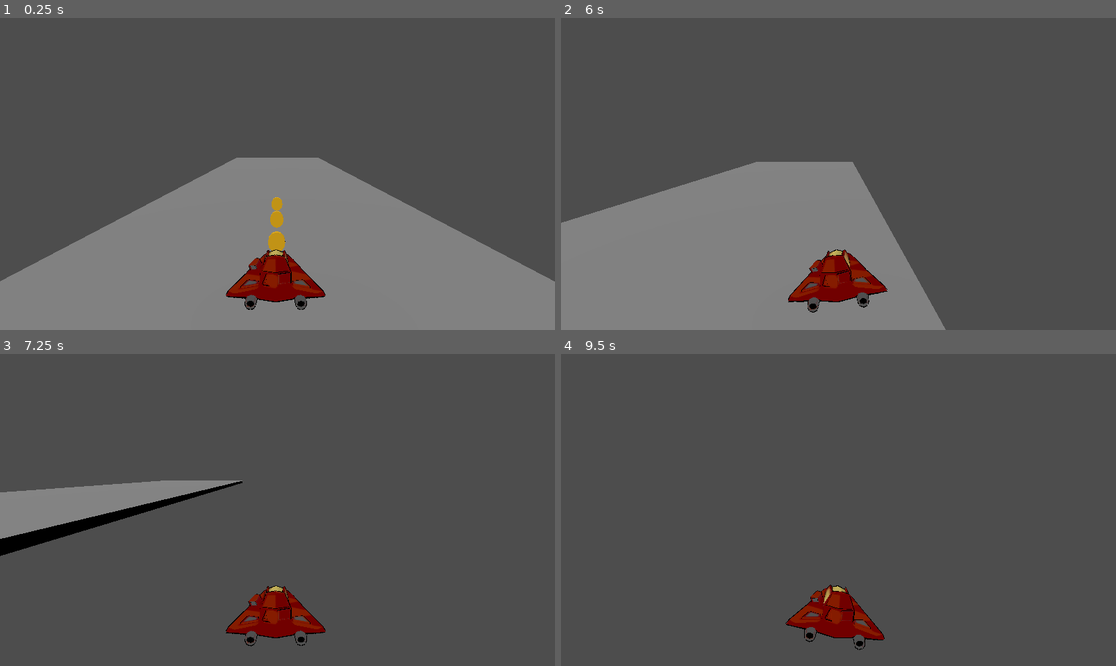
Above: before the commit, frames 1-4 (two rows, left to right).
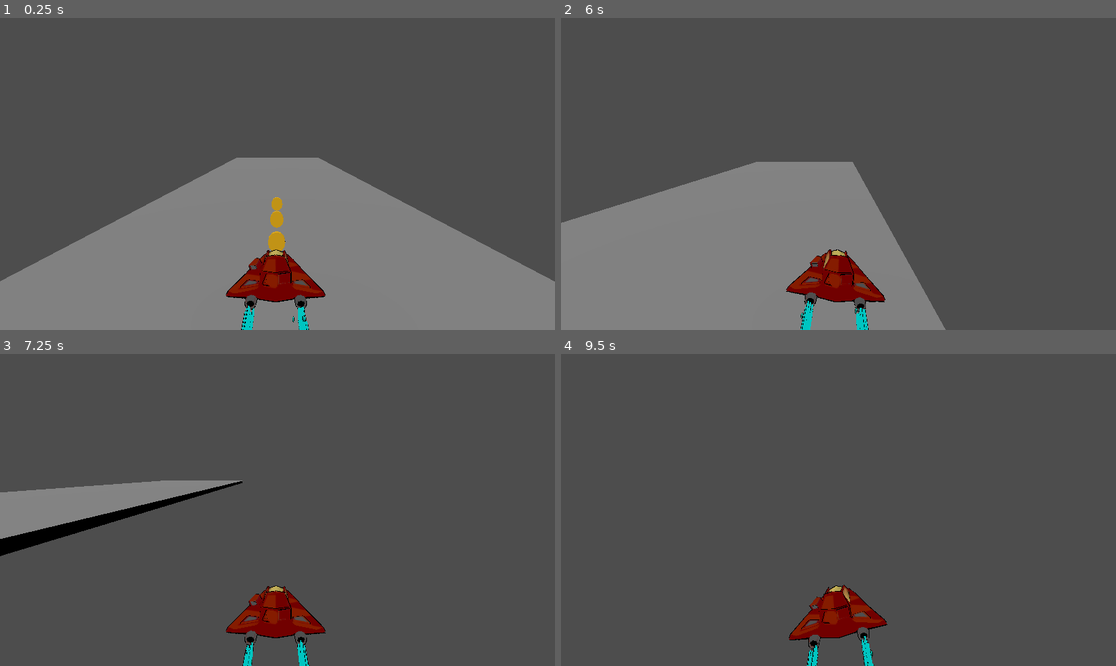
Above: after the commit, the same moments.

Repository: y2kpartytime/EndlessRunner
Game: Godot game, scene res://scenes/3DPlayerScene.tscn
Same seed, same stepped clock (60 frames per second), same inputs: the game is played once before the commit and once after it.
Inputs (mouse positions are in pixels of both pictures, inside the frame that each line leads up to):
- Up to frame 1 (0.25 s): no input
- Up to frame 2 (6 s): move the mouse to (866, 174) at 0.52 s; hold Shift 0.53-1.28 s; hold W (Forward) 0.53-5.78 s; tap Space (ui_select) at 0.77, 1.52, 3.02, 3.77, 4.52 s; move the mouse to (810, 174) at 1.27 s; tap Shift every 1.5 s from 1.35 to 5.85 s; move the mouse to (849, 167) at 2.02 s; hold Shift 2.03-2.78 s; move the mouse to (832, 180) at 2.77 s; move the mouse to (877, 177) at 3.52 s; hold Shift 3.53-4.28 s; move the mouse to (794, 170) at 4.27 s; move the mouse to (844, 174) at 5.02 s; hold Shift 5.03-5.78 s; move the mouse to (816, 167) at 5.77 s; hold D (Right) from 5.78 s (still down)
- Up to frame 3 (7.25 s): tap Space (ui_select) at 6.02, 6.77 s; move the mouse to (305, 510) at 6.52 s; release D (Right) at 6.53 s; hold W (Forward) from 6.53 s (still down); hold Shift from 6.53 s (still down)
- Up to frame 4 (9.5 s): move the mouse to (810, 510) at 7.27 s; release Shift at 7.28 s; tap Shift at 7.35, 8.85 s; tap Space (ui_select) at 7.52, 9.02 s; move the mouse to (849, 503) at 8.02 s; hold Shift 8.03-8.78 s; move the mouse to (832, 516) at 8.77 s; release W (Forward) at 8.78 s; hold A (Left) from 8.78 s (still down)

The runs differ from the first frame. In frame 1, 0.2% of the frame differs, in the area x 43-56%, y 92-100%; in frame 2, 1.6%; in frame 3, 0.4%; in frame 4, 1.7%, in the area x 40-59%, y 73-100%.

Commit message:
Update
-Reversed ship tilt when moving left/right
-Fixed ship effect (Need to add boost and hit and recharge)

Diff:
--- a/new-3d-shooter-project/scenes/3DPlayerScene.tscn
+++ b/new-3d-shooter-project/scenes/3DPlayerScene.tscn
@@ -13,7 +13,7 @@
 tilt_speed = 5.0
 
 [node name="DirectionalLight3D" type="DirectionalLight3D" parent="."]
-transform = Transform3D(0.99532, 0.0732711, 0.062994, 5.67331e-08, -0.651926, 0.758282, 0.0966275, -0.754734, -0.648876, -0.230473, 5.16118, -6.72447)
+transform = Transform3D(0.995321, 0.073271, 0.062994, 5.67332e-08, -0.651926, 0.758282, 0.0966275, -0.754734, -0.648876, -0.230473, 13.5931, -6.72447)
 
 [node name="PlatformSpawner" type="Node3D" parent="." node_paths=PackedStringArray("player")]
 script = ExtResource("2_jmexq")
--- a/new-3d-shooter-project/scenes/player.tscn
+++ b/new-3d-shooter-project/scenes/player.tscn
@@ -1,7 +1,8 @@
-[gd_scene load_steps=8 format=4 uid="uid://c36i7d5h68dps"]
+[gd_scene load_steps=9 format=4 uid="uid://c36i7d5h68dps"]
 
 [ext_resource type="Script" uid="uid://cf06chfetl16s" path="res://scripts/PlayerScript.gd" id="1_4flbx"]
 [ext_resource type="Texture2D" uid="uid://cux632lae6e46" path="res://fbx-glb/spaceship_BakedImage.png" id="2_g2els"]
+[ext_resource type="PackedScene" uid="uid://1lqe6an6uoea" path="res://shipEffectBoost.tscn" id="3_qhqgy"]
 
 [sub_resource type="ConvexPolygonShape3D" id="ConvexPolygonShape3D_g2els"]
 points = PackedVector3Array(-1.02183, -0.240475, 2.76429, 2.6226, -0.3106, -2.06573, -2.80736, -0.0303359, -2.69472, 0. …(872 unchanged characters)…
@@ -67,12 +68,6 @@
 transform = Transform3D(1, -0.000336823, -0.000150088, 0.000354315, 0.990428, 0.13803, 0.00010216, -0.13803, 0.990428, 0, 9.643, 17.5)
 fov = 60.0
 
-[node name="Node3D" type="Node3D" parent="."]
-transform = Transform3D(1, 0, 0, 0, 1, 0, 0, 0, 1, -1.48342, 0.472654, 4.03019)
-
-[node name="Node3D2" type="Node3D" parent="."]
-transform = Transform3D(1, 0, 0, 0, 1, 0, 0, 0, 1, 1.24639, 0.74958, 4.03019)
-
 [node name="CollisionShape3D" type="CollisionShape3D" parent="."]
 transform = Transform3D(-1, 0, 8.74228e-08, 0, 1.50995, 0, -8.74228e-08, 0, -1, -0.1, 1, 0.5)
 shape = SubResource("ConvexPolygonShape3D_g2els")
@@ -81,3 +76,9 @@
 transform = Transform3D(1, 0, -7.10543e-15, 0, 1, 0, 7.10543e-15, 0, 1, 0, 0, 0)
 mesh = SubResource("ArrayMesh_vockg")
 skeleton = NodePath("")
+
+[node name="shipEffect" parent="CollisionShape3D/Cube_001" instance=ExtResource("3_qhqgy")]
+transform = Transform3D(1, 0, 0, 0, 1, 0, 0, 0, 1, 1.40644, -0.551, -5.42165)
+
+[node name="shipEffect2" parent="CollisionShape3D/Cube_001" instance=ExtResource("3_qhqgy")]
+transform = Transform3D(1, 0, 0, 0, 1, 0, 0, 0, 1, -1.41679, -0.551, -5.42165)
--- a/new-3d-shooter-project/scripts/PlayerScript.gd
+++ b/new-3d-shooter-project/scripts/PlayerScript.gd
@@ -53,7 +53,7 @@
 		if abs(turn) > 0.1:
 			position = position + global_transform.basis.x * speed * turn * mult * delta
 			global_translate(global_transform.basis.x * speed * turn * mult * delta)
-			tilt_amount = -turn * max_tilt_angle
+			tilt_amount = turn * max_tilt_angle
 		else:
 			tilt_amount = 0.0
 			effective_speed = tilt_return_speed
--- a/new-3d-shooter-project/shipEffect.tscn
+++ /dev/null
@@ -1,3 +0,0 @@
-[gd_scene format=3 uid="uid://1lqe6an6uoea"]
-
-[node name="GPUParticles3D" type="GPUParticles3D"]
--- /dev/null
+++ b/new-3d-shooter-project/shipEffectBoost.tscn
@@ -0,0 +1,78 @@
+[gd_scene load_steps=9 format=3 uid="uid://1lqe6an6uoea"]
+
+[sub_resource type="ParticleProcessMaterial" id="ParticleProcessMaterial_wd6r5"]
+emission_shape = 6
+emission_ring_axis = Vector3(0, 0, 1)
+emission_ring_height = 0.0
+emission_ring_radius = 0.2
+emission_ring_inner_radius = 0.0
+emission_ring_cone_angle = 90.0
+gravity = Vector3(0, 0, -10)
+linear_accel_min = -1.0
+linear_accel_max = 0.999998
+
+[sub_resource type="StandardMaterial3D" id="StandardMaterial3D_kl2bl"]
+cull_mode = 1
+shading_mode = 0
+diffuse_mode = 3
+albedo_color = Color(0, 0, 0, 1)
+grow = true
+grow_amount = 0.02
+
+[sub_resource type="StandardMaterial3D" id="StandardMaterial3D_wd6r5"]
+next_pass = SubResource("StandardMaterial3D_kl2bl")
+shading_mode = 0
+diffuse_mode = 3
+specular_mode = 1
+disable_ambient_light = true
+albedo_color = Color(2.88785e-06, 0.773239, 0.757846, 1)
+grow_amount = 0.05
+
+[sub_resource type="BoxMesh" id="BoxMesh_wd6r5"]
+material = SubResource("StandardMaterial3D_wd6r5")
+size = Vector3(0.08, 0.2, 2.5)
+
+[sub_resource type="ParticleProcessMaterial" id="ParticleProcessMaterial_eugag"]
+emission_shape = 1
+emission_sphere_radius = 1.0
+gravity = Vector3(0, 0, -10)
+radial_accel_min = -2.23517e-06
+radial_accel_max = -2.23517e-06
+
+[sub_resource type="StandardMaterial3D" id="StandardMaterial3D_eugag"]
+cull_mode = 1
+shading_mode = 0
+albedo_color = Color(0, 0, 0, 1)
+grow = true
+grow_amount = 0.02
+
+[sub_resource type="StandardMaterial3D" id="StandardMaterial3D_w1gyd"]
+next_pass = SubResource("StandardMaterial3D_eugag")
+albedo_color = Color(1.73271e-06, 0.861726, 0.774081, 1)
+roughness = 0.0
+
+[sub_resource type="SphereMesh" id="SphereMesh_tc0k1"]
+material = SubResource("StandardMaterial3D_w1gyd")
+radius = 0.05
+height = 0.25
+radial_segments = 4
+rings = 2
+
+[node name="shipEffect" type="Node3D"]
+
+[node name="GPUParticles3D" type="GPUParticles3D" parent="."]
+transform = Transform3D(1, 0, 0, 0, 1, 0, 0, 0, 1, 0, 0, 0.819824)
+amount = 20
+lifetime = 0.5
+speed_scale = 10.0
+local_coords = true
+trail_lifetime = 0.1
+process_material = SubResource("ParticleProcessMaterial_wd6r5")
+draw_pass_1 = SubResource("BoxMesh_wd6r5")
+
+[node name="GPUParticles3D2" type="GPUParticles3D" parent="."]
+transform = Transform3D(0.846133, 0, 0, 0, 0.884138, 0, 0, 0, 1, 0, 0.0869751, 0.951187)
+speed_scale = 3.0
+local_coords = true
+process_material = SubResource("ParticleProcessMaterial_eugag")
+draw_pass_1 = SubResource("SphereMesh_tc0k1")
--- /dev/null
+++ b/new-3d-shooter-project/shipEffectShield.tscn
@@ -0,0 +1,40 @@
+[gd_scene load_steps=5 format=3 uid="uid://7xht3v21xy1q"]
+
+[sub_resource type="ParticleProcessMaterial" id="ParticleProcessMaterial_wd6r5"]
+emission_shape = 6
+emission_ring_axis = Vector3(0, 0, 1)
+emission_ring_height = 5.0
+emission_ring_radius = 1.0
+emission_ring_inner_radius = 0.0
+emission_ring_cone_angle = 90.0
+gravity = Vector3(0, 0, 0)
+
+[sub_resource type="StandardMaterial3D" id="StandardMaterial3D_kl2bl"]
+blend_mode = 1
+cull_mode = 1
+albedo_color = Color(0, 0, 0, 1)
+
+[sub_resource type="StandardMaterial3D" id="StandardMaterial3D_wd6r5"]
+next_pass = SubResource("StandardMaterial3D_kl2bl")
+diffuse_mode = 3
+specular_mode = 1
+albedo_color = Color(0, 1, 0.980392, 1)
+metallic_specular = 0.0
+roughness = 0.0
+grow = true
+grow_amount = 0.05
+
+[sub_resource type="BoxMesh" id="BoxMesh_wd6r5"]
+material = SubResource("StandardMaterial3D_wd6r5")
+size = Vector3(0.2, 0.2, 1)
+
+[node name="shipEffect" type="Node3D"]
+
+[node name="GPUParticles3D" type="GPUParticles3D" parent="."]
+transform = Transform3D(1, 0, 0, 0, 1, 0, 0, 0, 1, 0, -0.00012207, 0.0400047)
+amount = 10
+lifetime = 0.2
+speed_scale = 5.0
+trail_lifetime = 0.1
+process_material = SubResource("ParticleProcessMaterial_wd6r5")
+draw_pass_1 = SubResource("BoxMesh_wd6r5")
